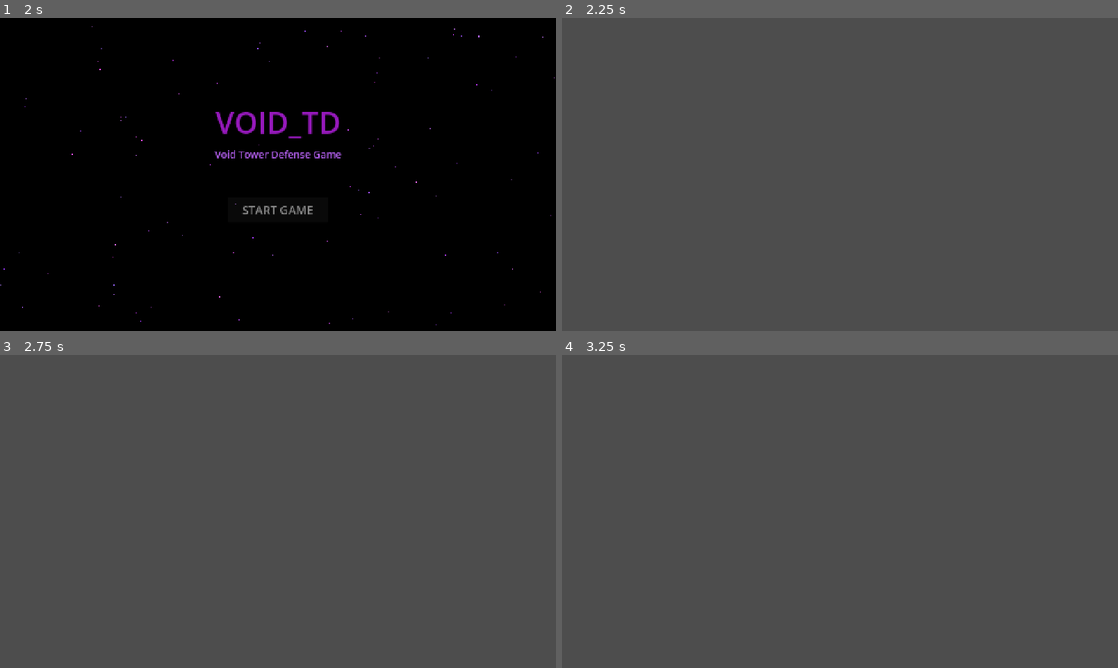
Above: before the commit, frames 1-4 (two rows, left to right).
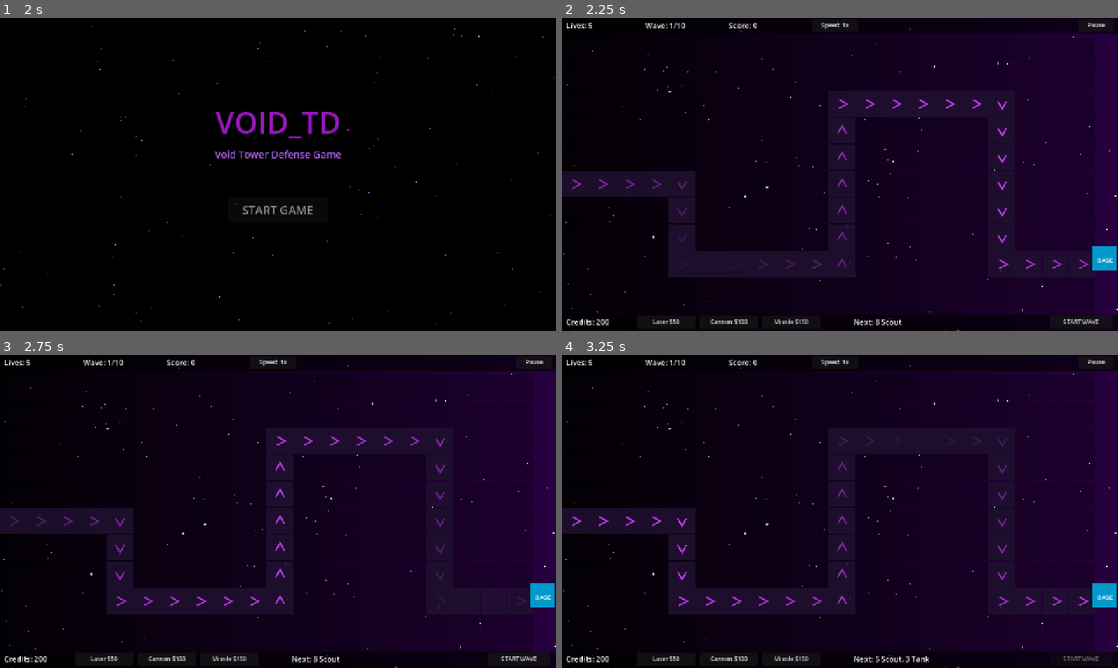
Above: after the commit, the same moments.

Repository: brew354/void_TD
Game: Godot game, scene res://Scenes/MenuScene.tscn
Two runs of this game, one before a commit and one after it. Both use one fixed random seed, a clock stepped at 60 frames per second and the inputs below.
Inputs (mouse positions are in pixels of both pictures, inside the frame that each line leads up to):
- Up to frame 1 (2 s): tap Enter at 0.5 s; move the mouse to (400, 158) at 0.52 s; tap 1 at 0.6 s; click (400, 158) at 0.67 s; tap Space at 0.77, 1.52 s; move the mouse to (166, 190) at 1.27 s; tap 2 at 1.35 s; click (166, 190) at 1.42 s
- Up to frame 2 (2.25 s): click "START GAME" at 2 s
- Up to frame 3 (2.75 s): no input
- Up to frame 4 (3.25 s): click (1079, 658) at 2.75 s, where only the run after the commit has a clickable "START WAVE"

Frame 1 is identical in both runs. In frame 2, 100% of the frame differs, in the area x 0-100%, y 0-100%; in frame 3, 100%; in frame 4, 100%.
Error before the commit: Parse Error: Cannot infer the type of "coord" variable because the value doesn't have a set type. (res://Scenes/GameScene.gd:149)

Commit message:
Fix: explicit Variant type for grid_coord result in _assign_path_directions
Co-Authored-By: Claude Sonnet 4.6 <noreply@anthropic.com>

Diff:
--- a/Void_TD/Scenes/GameScene.gd
+++ b/Void_TD/Scenes/GameScene.gd
@@ -146,7 +146,7 @@
 		var num_steps := int(seg_len / step_size) + 2
 		for s in range(num_steps + 1):
 			var t := float(s) / float(num_steps)
-			var coord := GameConfig.grid_coord(seg_start.lerp(seg_end, t))
+			var coord: Variant = GameConfig.grid_coord(seg_start.lerp(seg_end, t))
 			if coord == null:
 				continue
 			var phase := (cum + seg_len * t) / total_len
